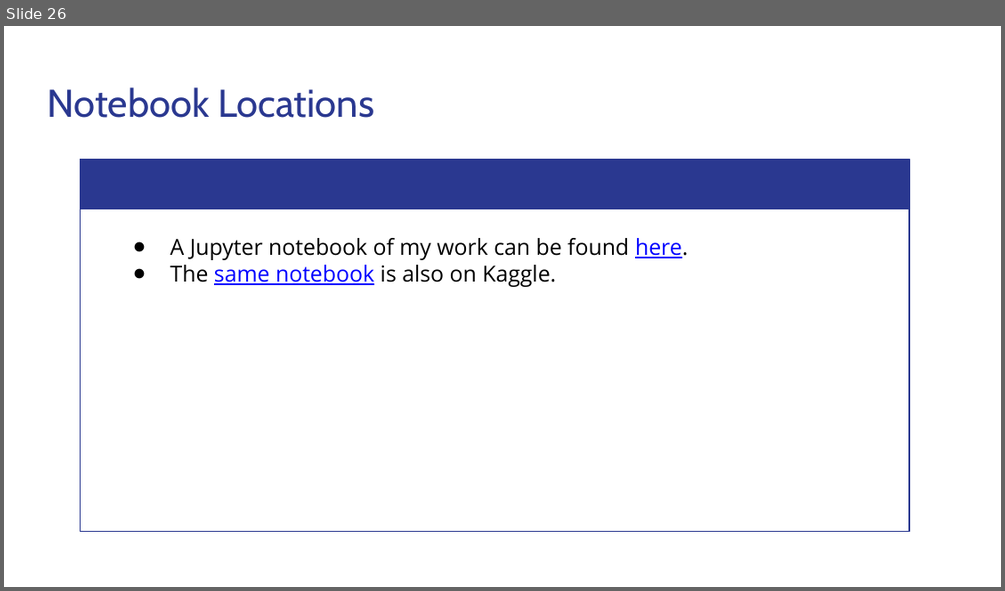
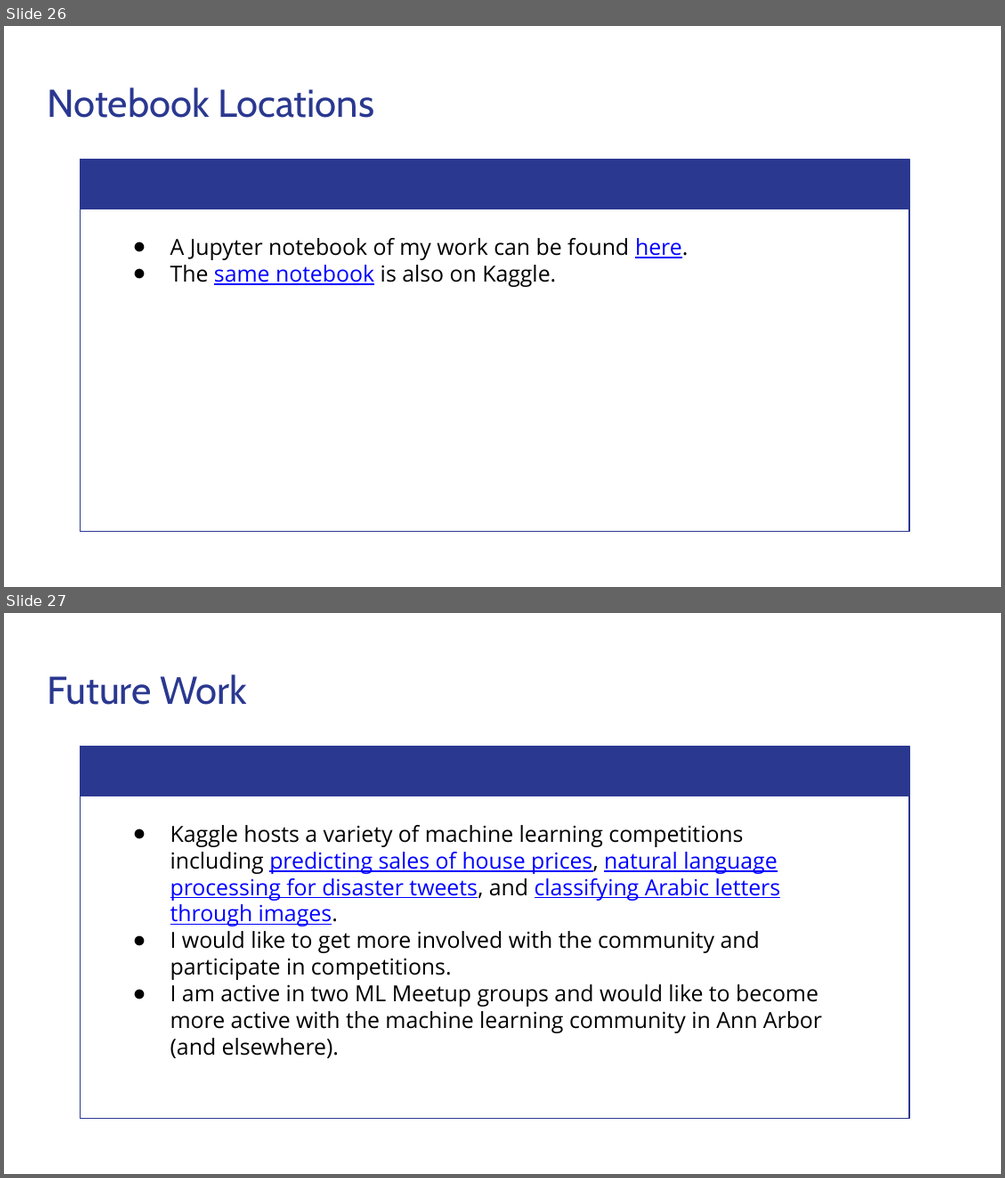
Before and after one commit to matthewshawnkehoe/Data-Science-Projects, a slide deck: Capstone Projects/Capstone_Two_Supervised_ML/Predicting_Temperature_Change.pptx. Shown one above the other, each under a label of ours: slide 26 before the commit, slides 26 and 27 after it. The pictures are 1005x591 and 1005x1178 pixels, drawn with LibreOffice and Linux fonts; fonts in the diff are those of the drawing. Boxes give left, top, right and bottom in pixels: in the first picture for what was removed or moved away, otherwise in the second. Text is boxed around its words. In the diff, an @@ line names an element or a change of style, - is before the commit and + after.

```diff
--- a/Capstone Projects/Capstone_Two_Supervised_ML/Predicting_Temperature_Change.pptx
+++ b/Capstone Projects/Capstone_Two_Supervised_ML/Predicting_Temperature_Change.pptx
@@ slide 27 added at (4,613,1001,1174), background #FFFFFF @@
@@ title added at (48,674,247,705), 28 pt, text #2A3890 @@
+Future Work
@@ freeform shape added at (80,746,909,796), fill #2A3890 @@
@@ freeform shape added at (80,746,909,1119), outline #2A3890 0.75 pt @@
@@ text added at (170,825,822,1058), 16 pt, text #000000 @@
+● Kaggle hosts a variety of machine learning competitions including predicting sales of house prices, natural language processing for disaster tweets, and classifying Arabic letters through images.
+● I would like to get more involved with the community and participate in competitions.
+● I am active in two ML Meetup groups and would like to become more active with the machine learning community in Ann Arbor (and elsewhere).
```
Also in this commit, not shown: 7 slides changed, 1 other slide added.
